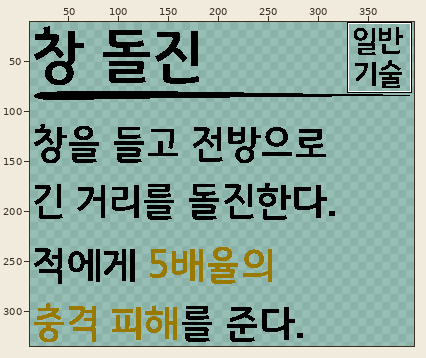
Edited in one commit: pixel-art file (과거시험 시제/이미지 작업/interface/sk&item/skillUi/kick/sk131Info.aseprite). The first picture is a wide view before the edit; the outline marks the close-up.
Close-up. The starting point:
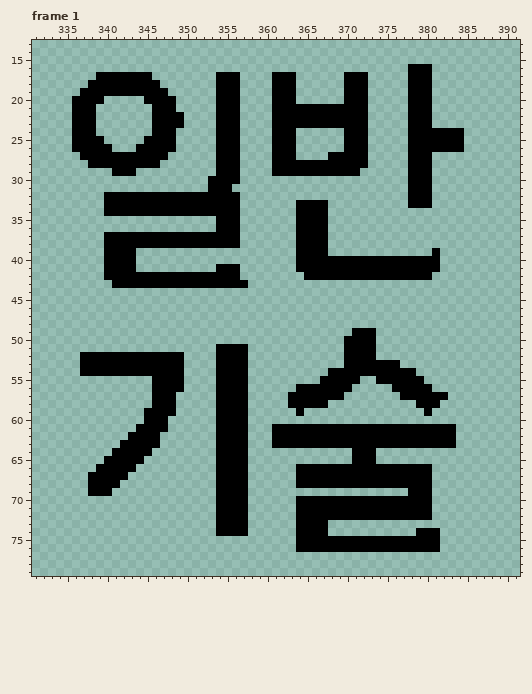
400x560 pixels, 2 frames. Colours within 5 levels of each other are drawn and written as one. Shown: frame 1: x 331..391, y 13..79. The wide view leaves out empty margins. The commit also changed other frames or places, which this record leaves out.
Once edited:
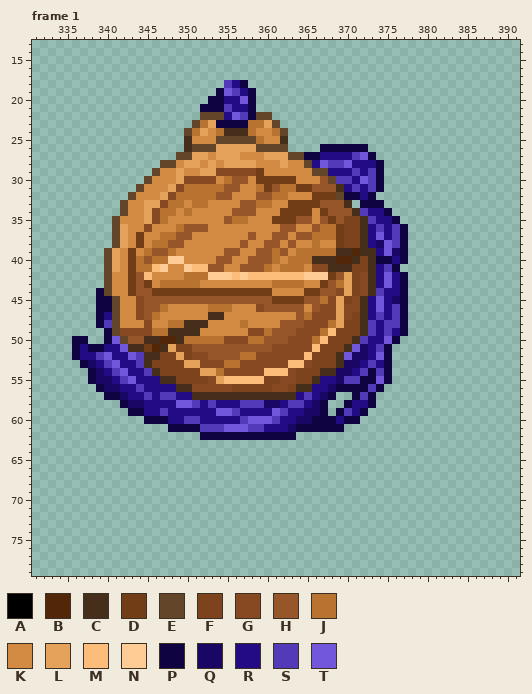
Palette (. is transparent): A #000000  B #522708  C #452f1b  D #703d17  E #634529  F #7c431d  G #864921  H #97552a  J #b87330  K #d38a43  L #e4a25b  M #fcbd7a  N #ffcc96  P #100342  Q #190665  R #230b85  S #533ab8  T #7257dc
From old to new:
--- frame 1, layer "Layer 3"
@@ x 331..391 @@
 15 .............................................................
-16 ...............................................AAA...........
-17 ........AAAAAAA........AAA....AAA......AAA.....AAA...........
-18 .......AAAAAAAAA.......AAA....AAA......AAA.....AAA...........
-19 ......AAAAAAAAAAA......AAA....AAA......AAA.....AAA...........
-20 .....AAAA.....AAAA.....AAA....AAA......AAA.....AAA...........
-21 .....AAA.......AAA.....AAA....AAAAAAAAAAAA.....AAA...........
-22 .....AAA.......AAAA....AAA....AAAAAAAAAAAA.....AAA...........
-23 .....AAA.......AAAA....AAA....AAAAAAAAAAAA.....AAA...........
-24 .....AAA.......AAA.....AAA....AAA......AAA.....AAAAAAA.......
-25 .....AAAA.....AAAA.....AAA....AAA......AAA.....AAAAAAA.......
-26 .....AAAAA...AAAAA.....AAA....AAA......AAA.....AAAAAAA.......
-27 ......AAAAAAAAAAA......AAA....AAA....AAAAA.....AAA...........
-28 .......AAAAAAAAA.......AAA....AAAAAAAAAAAA.....AAA...........
-29 ..........AAA..........AAA....AAAAAAAAAAA......AAA...........
-30 ......................AAAA.....................AAA...........
-31 ......................AAA......................AAA...........
-32 .........AAAAAAAAAAAAAAAAA.....................AAA...........
-33 .........AAAAAAAAAAAAAAAAA.......AAAA..........AAA...........
-34 .........AAAAAAAAAAAAAAAAA.......AAAA........................
-35 .......................AAA.......AAAA........................
-36 .......................AAA.......AAAA........................
-37 .........AAAAAAAAAAAAAAAAA.......AAAA........................
-38 .........AAAAAAAAAAAAAAAAA.......AAAA........................
-39 .........AAAA....................AAAA.............A..........
-40 .........AAAA....................AAAAAAAAAAAAAAAAAA..........
-41 .........AAAA..........AAA.......AAAAAAAAAAAAAAAAAA..........
-42 .........AAAAAAAAAAAAAAAAA........AAAAAAAAAAAAAAAA...........
-43 ..........AAAAAAAAAAAAAAAAA..................................
-44 .............................................................
-45 .............................................................
-46 .............................................................
-47 .............................................................
-48 .............................................................
-49 ........................................AAA..................
-50 .......................................AAAA..................
-51 .......................AAAA............AAAA..................
-52 ......AAAAAAAAAAAAA....AAAA............AAAA..................
-53 ......AAAAAAAAAAAAA....AAAA............AAAAAAA...............
-54 ......AAAAAAAAAAAAA....AAAA..........AAAAAAAAAAA.............
-55 ...............AAAA....AAAA.........AAAAA..AAAAAA............
-56 ...............AAAA....AAAA......AAAAAAA.....AAAAA...........
-57 ...............AAA.....AAAA.....AAAAAAA.......AAAAAA.........
-58 ...............AAA.....AAAA.....AAAAA...........AAA..........
-59 ..............AAAA.....AAAA......A...............A...........
-60 ..............AAA......AAAA..................................
-61 .............AAAA......AAAA...AAAAAAAAAAAAAAAAAAAAAAA........
-62 ............AAAA.......AAAA...AAAAAAAAAAAAAAAAAAAAAAA........
-63 ...........AAAAA.......AAAA...AAAAAAAAAAAAAAAAAAAAAAA........
-64 ..........AAAAA........AAAA.............AAA..................
-65 .........AAAAA.........AAAA.............AAA..................
-66 ........AAAAA..........AAAA......AAAAAAAAAAAAAAAAA...........
-67 .......AAAAA...........AAAA......AAAAAAAAAAAAAAAAA...........
-68 .......AAAA............AAAA......AAAAAAAAAAAAAAAAA...........
-69 .......AAA.............AAAA....................AAA...........
-70 .......................AAAA......AAAAAAAAAAAAAAAAA...........
-71 .......................AAAA......AAAAAAAAAAAAAAAAA...........
-72 .......................AAAA......AAAAAAAAAAAAAAAAA...........
-73 .......................AAAA......AAAA........................
-74 .......................AAAA......AAAA...........AAA..........
-75 .................................AAAAAAAAAAAAAAAAAA..........
-76 .................................AAAAAAAAAAAAAAAAAA..........
+16 .............................................................
+17 .............................................................
+18 ........................SRP..................................
+19 .......................PTSRP.................................
+20 ......................PPRRTP.................................
+21 .....................PPPSRRP.................................
+22 .....................EEERTSPEE...............................
+23 ....................EJLPPPPJJLE..............................
+24 ...................EJLKJCCCJKKJE.............................
+25 ...................CKKKEEEEEJKKC.............................
+26 ...................CEEELLLLLEEEE....PPPPPP...................
+27 ..................EELLKLLLKKKLLLEEPPRRRRSTP..................
+28 ................EEKLLKLKLLLLKKKLKKERTSSTRRRP.................
+29 ...............EKKLKKLLGGGGGDKKKKKKEERRRSRSP.................
+30 ..............EKKKLGGGGKJHHKDDDDDKKKHESSRTSP.................
+31 .............EKKKLGJJJJJHHKKJDHJJDDHHHCRSRSP.................
+32 ............EKKKLGJJJJJHHKKKHHJJKKKDDDEPPRP..................
+33 ...........EKKLLGJJKJJKKKKHHJJKKDDDDHHHC.PPP.................
+34 ...........EKKLGJJKJKKKKKHHHKKKDDDDKDHHHCSRRP................
+35 ..........EKKKLGJKKKKKKKHJJKKKDDDHHKHDHFFCSRRP...............
+36 ..........ELKKGKKKJHHHKKKKKKKKKHHKKHJJDFFCRSRSP..............
+37 ..........ELKDKKJJHHKKKKKKKHKKHHKHHJJJDFFCRTRSP..............
+38 ..........ELKDKJJHHKKKKKKKHKKHHKHKKJKKDFFCRQTSP..............
+39 .........ELKDKJHHJKKKKKKHHKKHHJHKJJJJJCCBCCRTQP..............
+40 .........ELKDJHJJNNKKKKHHKKHHHJKJJJCCCBBCFCPPRP..............
+41 .........ELKDJJMNKKNMMHHKKHHHJKJJJKGGCCCFFCRSP...............
+42 .........EKKDHMKKKKJJJNNNMNMMMMMMMNNNDHLFGCRTRP..............
+43 .........EKKDHDKJJJJJKKKKKKKKKJJJJKKDHJLFGCRTRP..............
+44 ........PEKKDHHDDDDDDDDDDDDDDDKKKKDDHHGLFGCSRRP..............
+45 ........PPEKKGHHHHHHHHHHHHHHHHDDDDHHJGLFGCRTRQP..............
+46 ........PPEKKGHHJKKKKKJJJKKKGHHHHHKHGGLGGCRTRSP..............
+47 ........PREKKGHJKKKKKKCCKKKKKKKKKHJGGGLGFCRSRSP..............
+48 ........PSEKKKGKKJJCCCKKKKJKKKKHHHGGGJLFFCSRSSP..............
+49 .........PEGGGGJJCCCCKKKKKKGGJHHHGGGJMFFFCSRSRP..............
+50 .....PP..PTEHHCCBBCJJJJJGGGJJHHHGGGJMFFFCSRRTP...............
+51 .....PRPPRRTCCDBCLFFHHHHHHHHHHGGGGGMFFFCTQRSP................
+52 .....PRRSTRRTSCCFFLFGGHHHHJJGGGGGGMFFFCTQQRTP................
+53 ......PQRSTRRSCFFFFLLGGGJJGGGGGGMMGFFFCQQRSRP................
+54 .......PQRSTRRSCFFFFFLLJGGGGGMMMGFFFCCQQRSPSP................
+55 .......PQQRSTRRRCCFFFFGLMMMMMFFGGFFCRRQSSPPTP................
+56 ........PQQRRSRRRRCCGGGGGFFFFFGGFCCRRQPPPPSP.................
+57 .........PPQRRSRSSRRCCCCCCCCCCCCCRSRQP..PSP..................
+58 ...........PQQRRRRTTSRSRRRSSSQQRSSRQP..PRRP..................
+59 ............PPRRSRRRRRRTTSRRRRTSRRQQP.PSRP...................
+60 ..............PPPRRSSRRRRRSTTTSRRQQPPPRPP....................
+61 .................PPPPSSSTTTSSRRRQPPPPPP......................
+62 .....................PPPPPPPPPPPP............................
+63 .............................................................
+64 .............................................................
+65 .............................................................
+66 .............................................................
+67 .............................................................
+68 .............................................................
+69 .............................................................
+70 .............................................................
+71 .............................................................
+72 .............................................................
+73 .............................................................
+74 .............................................................
+75 .............................................................
+76 .............................................................
 77 .............................................................
Where, in picture pixels (left, top, right, bottom), the same in both close-ups:
changed: (72, 64, 464, 552)
